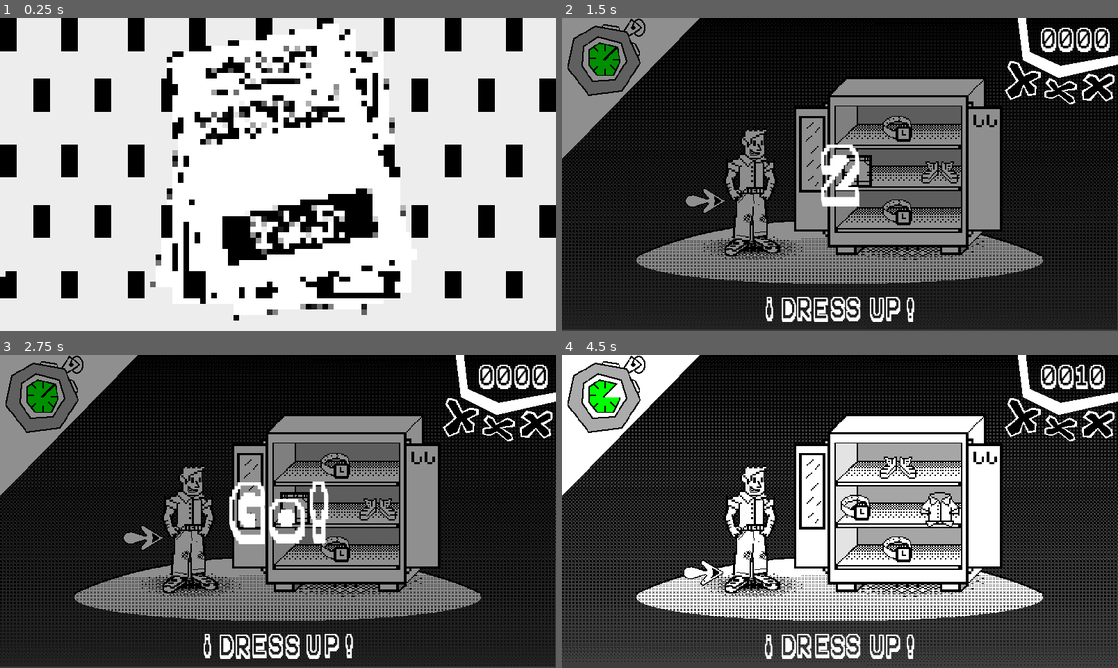
Above: before the commit, frames 1-4 (two rows, left to right).
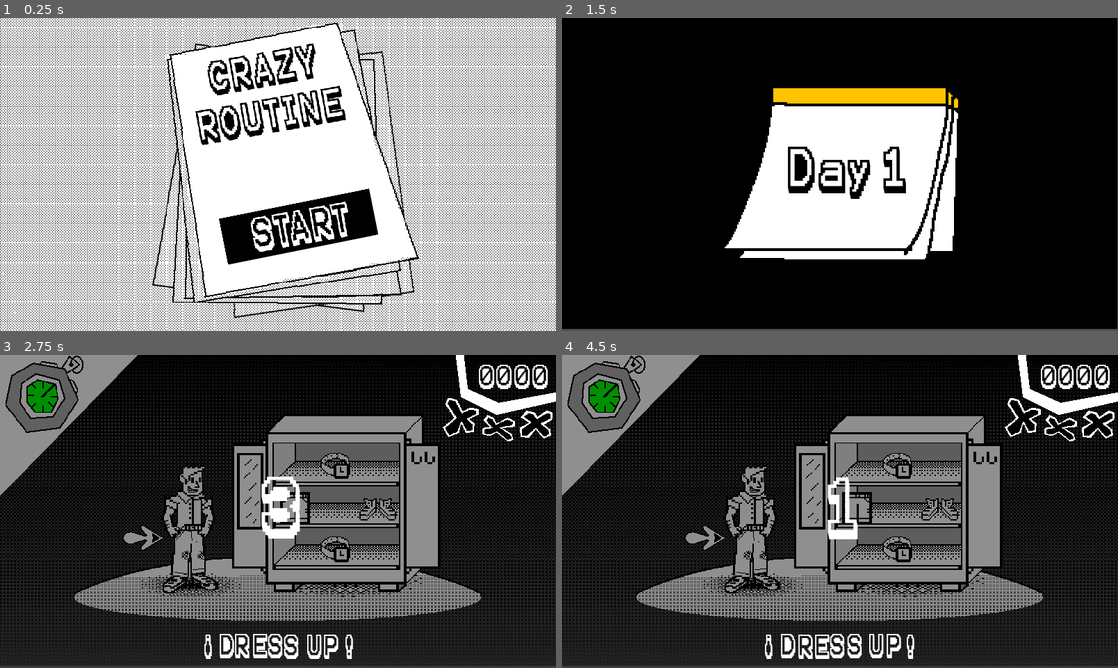
Above: after the commit, the same moments.

Repository: musiualejo/GJB24
Game: Godot game, scene res://scenes/menu.tscn
Two runs of this game, one before a commit and one after it. Both use one fixed random seed, a clock stepped at 60 frames per second and the inputs below.
Inputs (mouse positions are in pixels of both pictures, inside the frame that each line leads up to):
- Up to frame 1 (0.25 s): no input
- Up to frame 2 (1.5 s): click (862, 227) at 0.5 s; tap Enter (ui_accept) at 1.25 s; move the mouse to (840, 309) at 1.27 s; hold Right (ui_right) from 1.28 s (still down)
- Up to frame 3 (2.75 s): tap Enter (ui_accept) at 1.52, 2.27 s; move the mouse to (166, 527) at 2.02 s; release Right (ui_right) at 2.03 s; hold Down (ui_down) from 2.03 s (still down)
- Up to frame 4 (4.5 s): move the mouse to (895, 442) at 2.77 s; release Down (ui_down) at 2.78 s; hold Right (ui_right) 2.78-3.53 s; move the mouse to (812, 574) at 3.52 s; hold Up (ui_up) 3.53-4.28 s; tap Enter (ui_accept) at 3.77 s; move the mouse to (1006, 558) at 4.27 s; hold Left (ui_left) from 4.28 s (still down)

The runs differ from the first frame. In frame 1, 23% of the frame differs, in the area x 0-100%, y 0-100%; in frame 2, 65%; in frame 3, 3.0%; in frame 4, 59%.

Commit message:
Change how singletons work

Diff:
--- a/project.godot
+++ b/project.godot
@@ -17,7 +17,7 @@
 
 [autoload]
 
-main="*res://scripts/main.gd"
+Globals="*res://scripts/globals.gd"
 
 [display]
 
--- a/scenes/main.tscn
+++ b/scenes/main.tscn
@@ -1,13 +1,10 @@
-[gd_scene load_steps=14 format=3 uid="uid://xbueol6ankih"]
+[gd_scene load_steps=11 format=3 uid="uid://xbueol6ankih"]
 
 [ext_resource type="Script" path="res://scripts/main.gd" id="1_3c80d"]
 [ext_resource type="PackedScene" uid="uid://cj6w6cfs10ii3" path="res://scenes/minijuegos/vestirse.tscn" id="1_ytgol"]
-[ext_resource type="PackedScene" uid="uid://cwbofkkm0rpoo" path="res://scenes/minijuegos/carriles.tscn" id="2_b7sen"]
-[ext_resource type="PackedScene" uid="uid://dl1xvmbiityid" path="res://scenes/minijuegos/cafe.tscn" id="2_pq1fh"]
 [ext_resource type="FontFile" uid="uid://cushshrwx547c" path="res://fonts/karmaFuture.ttf" id="3_2pv2q"]
 [ext_resource type="Texture2D" uid="uid://d2pjyoi7torhj" path="res://sprites/ui/cronometro.png" id="3_mtvjr"]
 [ext_resource type="Script" path="res://scripts/reloj.gd" id="4_est3w"]
-[ext_resource type="PackedScene" uid="uid://m8obp8i3um7l" path="res://scenes/minijuegos/bus.tscn" id="4_h3bg1"]
 [ext_resource type="Texture2D" uid="uid://bqglb2llgk8re" path="res://sprites/ui/progreso_cronometro.png" id="4_mvppp"]
 [ext_resource type="Script" path="res://scripts/verbo.gd" id="7_l4nrt"]
 [ext_resource type="Texture2D" uid="uid://dpluvvesaufjp" path="res://sprites/ui/crosses_frame.png" id="8_642uu"]
@@ -16,16 +13,13 @@
 
 [node name="treeRoot" type="Node2D"]
 script = ExtResource("1_3c80d")
-minigames = Array[PackedScene]([ExtResource("1_ytgol"), ExtResource("4_h3bg1"), ExtResource("2_b7sen"), ExtResource("2_pq1fh")])
 
 [node name="minijuego" parent="." instance=ExtResource("1_ytgol")]
 
-[node name="ui" type="Control" parent="."]
+[node name="ui" type="Control" parent="." groups=["ui"]]
 z_index = 5
 layout_mode = 3
 anchors_preset = 0
-offset_right = 40.0
-offset_bottom = 40.0
 
 [node name="cronometro" type="Control" parent="ui"]
 anchors_preset = 0
@@ -38,7 +32,7 @@
 texture = ExtResource("3_mtvjr")
 centered = false
 script = ExtResource("4_est3w")
-duration = 8
+duration = 1
 
 [node name="frame" type="Polygon2D" parent="ui/cronometro/reloj"]
 z_index = -1
@@ -138,6 +132,8 @@
 anchors_preset = 15
 anchor_right = 1.0
 anchor_bottom = 1.0
+offset_right = 1282.0
+offset_bottom = 716.0
 grow_horizontal = 2
 grow_vertical = 2
 color = Color(0, 0, 0, 0.439216)
@@ -152,10 +148,10 @@
 anchor_top = 0.5
 anchor_right = 0.5
 anchor_bottom = 0.5
-offset_left = -256.0
-offset_top = -120.5
-offset_right = 256.0
-offset_bottom = 120.5
+offset_left = 389.0
+offset_top = 227.0
+offset_right = 901.0
+offset_bottom = 468.0
 grow_horizontal = 2
 grow_vertical = 2
 theme_override_fonts/normal_font = ExtResource("3_2pv2q")
@@ -169,7 +165,8 @@
 layout_mode = 1
 anchor_right = 31.95
 anchor_bottom = 17.925
-offset_bottom = -6.10352e-05
+offset_right = 1277.0
+offset_bottom = 716.0
 grow_horizontal = 2
 grow_vertical = 2
 
@@ -207,7 +204,8 @@
 layout_mode = 1
 anchor_right = 31.95
 anchor_bottom = 17.925
-offset_bottom = -6.10352e-05
+offset_right = 1280.0
+offset_bottom = 713.0
 grow_horizontal = 2
 grow_vertical = 2
 
--- /dev/null
+++ b/scenes/start_day_screen.tscn
@@ -0,0 +1,74 @@
+[gd_scene load_steps=4 format=3 uid="uid://2rdj3f70k7ny"]
+
+[ext_resource type="Script" path="res://scripts/start_day_screen.gd" id="1_fnsr6"]
+[ext_resource type="Texture2D" uid="uid://gsee7yp0f1p5" path="res://sprites/ui/calendar.png" id="2_owjrf"]
+[ext_resource type="FontFile" uid="uid://cushshrwx547c" path="res://fonts/karmaFuture.ttf" id="3_3jl82"]
+
+[node name="start_day_screen" type="Control"]
+layout_mode = 3
+anchors_preset = 0
+offset_right = 1278.0
+offset_bottom = 716.0
+script = ExtResource("1_fnsr6")
+
+[node name="ColorRect2" type="ColorRect" parent="."]
+z_index = 5
+layout_mode = 1
+anchors_preset = 15
+anchor_right = 1.0
+anchor_bottom = 1.0
+offset_top = -3.05176e-05
+offset_bottom = -6.10352e-05
+grow_horizontal = 2
+grow_vertical = 2
+color = Color(0, 0, 0, 1)
+
+[node name="timer_to_advance" type="Timer" parent="."]
+
+[node name="day_counter" type="TextureRect" parent="."]
+visible = false
+z_index = 6
+layout_mode = 1
+anchors_preset = 8
+anchor_left = 0.5
+anchor_top = 0.5
+anchor_right = 0.5
+anchor_bottom = 0.5
+offset_left = -280.0
+offset_top = -203.0
+offset_right = 279.0
+offset_bottom = 203.0
+grow_horizontal = 2
+grow_vertical = 2
+texture = ExtResource("2_owjrf")
+
+[node name="label" type="RichTextLabel" parent="day_counter"]
+z_index = 1
+layout_mode = 1
+anchors_preset = 8
+anchor_left = 0.5
+anchor_top = 0.5
+anchor_right = 0.5
+anchor_bottom = 0.5
+offset_left = -238.5
+offset_top = -102.0
+offset_right = 269.5
+offset_bottom = 95.0
+grow_horizontal = 2
+grow_vertical = 2
+theme_override_fonts/normal_font = ExtResource("3_3jl82")
+theme_override_font_sizes/normal_font_size = 64
+bbcode_enabled = true
+text = "[center][font_size=120][color=black]Day 1[/color][/font_size][/center]"
+
+[node name="fondo" type="TextureRect" parent="."]
+layout_mode = 1
+offset_right = 40.0
+offset_bottom = 40.0
+
+[node name="fondo2" type="TextureRect" parent="."]
+layout_mode = 1
+offset_right = 40.0
+offset_bottom = 40.0
+
+[connection signal="timeout" from="timer_to_advance" to="." method="_on_timer_to_advance_timeout"]
--- /dev/null
+++ b/scripts/globals.gd
@@ -0,0 +1,8 @@
+extends Node
+
+
+const MAX_LIVES := 4
+
+var current_day := 1
+var score := 0
+var errors := 0
--- a/scripts/main.gd
+++ b/scripts/main.gd
@@ -8,7 +8,14 @@
 var ritmo := 1
 
 var current_minigame_index := 0
-@export var minigames: Array[PackedScene] = []
+var current_day := 1
+var minigames: Array[PackedScene] = [
+	load("res://scenes/minijuegos/vestirse.tscn"),
+	load("res://scenes/minijuegos/bus.tscn"),
+	load("res://scenes/minijuegos/carriles.tscn"),
+	load("res://scenes/minijuegos/cafe.tscn"),
+]
+var start_day_scene = preload("res://scenes/start_day_screen.tscn").instantiate()
 
 # NODOS
 
@@ -20,6 +27,7 @@
 @onready var minigame_pre_timer = $ui/minigame_pre_screen
 @onready var success_message = $ui/success_message
 @onready var failure_message = $ui/failure_message
+@onready var start_day_screen = $ui/start_day_screen
 
 
 # Called when the node enters the scene tree for the first time.
@@ -27,18 +35,14 @@
 	randomize()
 	OS.set_low_processor_usage_mode ( true )
 	if nMinijuego:
-		nMinijuego.FalloMinijuego.connect(_failed_minigame)
-		nMinijuego.Puntaje.connect(_increase_score)
-		nMinijuego.Success.connect(_show_success_message)
-		nVerbo.actualizaVerbo(nMinijuego.verbo)
-		success_message.hide()
-		failure_message.hide()
-		nTimer.reset()
+		_setup_minigame()
+		nScore.text = "%04d" % Globals.score
+		lives_bar.value = Globals.errors
 
 
 func _increase_score(amount: int):
-	score += amount
-	nScore.text = "%04d" % score
+	Globals.score += amount
+	nScore.text = "%04d" % Globals.score
 
 
 func _failed_minigame():
@@ -46,9 +50,11 @@
 	nTimer.shorten()
 	nMinijuego.stop()
 	var hazards = get_tree().get_nodes_in_group("hazards")
+	# Needed so you can't keep losing more lives
 	for hazard in hazards:
 		hazard.get_node("Area2D").queue_free()
-	lives_bar.value += lives_bar.step
+	Globals.errors += 1
+	lives_bar.value = Globals.errors
 	if lives_bar.value == lives_bar.max_value:
 		$ui/failure_message.hide()
 		$ui/gameover.show()
@@ -59,19 +65,33 @@
 	if nMinijuego:
 		nMinijuego.queue_free()
 	current_minigame_index = (current_minigame_index + 1) % len(minigames)
+	if current_minigame_index == 0: # We've looped
+		Globals.current_day += 1
+		get_tree().root.add_child(start_day_scene)
+		queue_free()
+		return
 	var next_minigame = minigames[current_minigame_index]
 	var instance = next_minigame.instantiate()
+	nMinijuego = instance
+	_setup_minigame() # Uses `nMinijuego`
+	add_child(nMinijuego)
+	move_child(nMinijuego, 0)
+	minigame_pre_timer.start()
+
+
+func _setup_minigame():
+	nMinijuego.FalloMinijuego.connect(_failed_minigame)
+	nMinijuego.Puntaje.connect(_increase_score)
+	nMinijuego.Success.connect(_show_success_message)
+	var ui_node = get_tree().get_nodes_in_group("ui")[0]
+	nVerbo = ui_node.get_node("verbo")
+	nVerbo.actualizaVerbo(nMinijuego.verbo)
+	success_message = ui_node.get_node("success_message")
 	success_message.hide()
+	failure_message = ui_node.get_node("failure_message")
 	failure_message.hide()
-	instance.FalloMinijuego.connect(_failed_minigame)
-	instance.Puntaje.connect(_increase_score)
-	instance.Success.connect(_show_success_message)
-	add_child(instance)
-	move_child(instance, 0)
-	nMinijuego = instance
+	nTimer = ui_node.get_node("cronometro/reloj")
 	nTimer.reset()
-	minigame_pre_timer.start()
-	nVerbo.actualizaVerbo(nMinijuego.verbo)
 
 
 func _on_timer_timeout():
@@ -81,6 +101,8 @@
 func _start_minigame():
 	nTimer.unpause()
 	minigame_pre_timer.stop()
+	for child in get_children():
+		print(child)
 	nMinijuego.start()
 
 
--- a/scripts/menu.gd
+++ b/scripts/menu.gd
@@ -1,7 +1,7 @@
 extends Control
 
 
-@onready var main_scene: Node2D = preload("res://scenes/main.tscn").instantiate()
+@onready var start_day_screen: Control = preload("res://scenes/start_day_screen.tscn").instantiate()
 @onready var button: Button = $Label/Button
 @onready var button_background: ColorRect = $Label/Button/ColorRect
 
@@ -15,7 +15,7 @@
 
 
 func _go_to_main():
-	get_tree().root.add_child(main_scene)
+	get_tree().root.add_child(start_day_screen)
 	queue_free()
 
 
--- /dev/null
+++ b/scripts/start_day_screen.gd
@@ -0,0 +1,37 @@
+extends Control
+
+
+@onready var main_screen: Node2D = preload("res://scenes/main.tscn").instantiate()
+@onready var screens: Array[TextureRect] = [
+	$day_counter,
+]
+
+@onready var timer_to_advance: Timer = $timer_to_advance
+@onready var day_counter_label: RichTextLabel = $day_counter/label
+
+var current_screen_index := 0
+
+
+func _ready():
+	"""Called from main to start the cutscene"""
+
+	day_counter_label.text = "[center][font_size=120][color=black]Day %d[/color][/font_size][/center]" % Globals.current_day
+	timer_to_advance.start(2)
+	timer_to_advance.one_shot = false
+	screens[current_screen_index].show()
+
+
+func _on_timer_to_advance_timeout():
+	_go_to_next_screen()
+
+
+func _go_to_next_screen():
+	screens[current_screen_index].hide()
+	current_screen_index += 1
+	print(current_screen_index)
+	print(len(screens))
+	if current_screen_index < len(screens):
+		screens[current_screen_index].show()
+	else:
+		get_tree().root.add_child(main_screen)
+		queue_free()
Binary file added: sprites/ui/calendar.png
Not shown, added: sprites/ui/calendar.png.import
